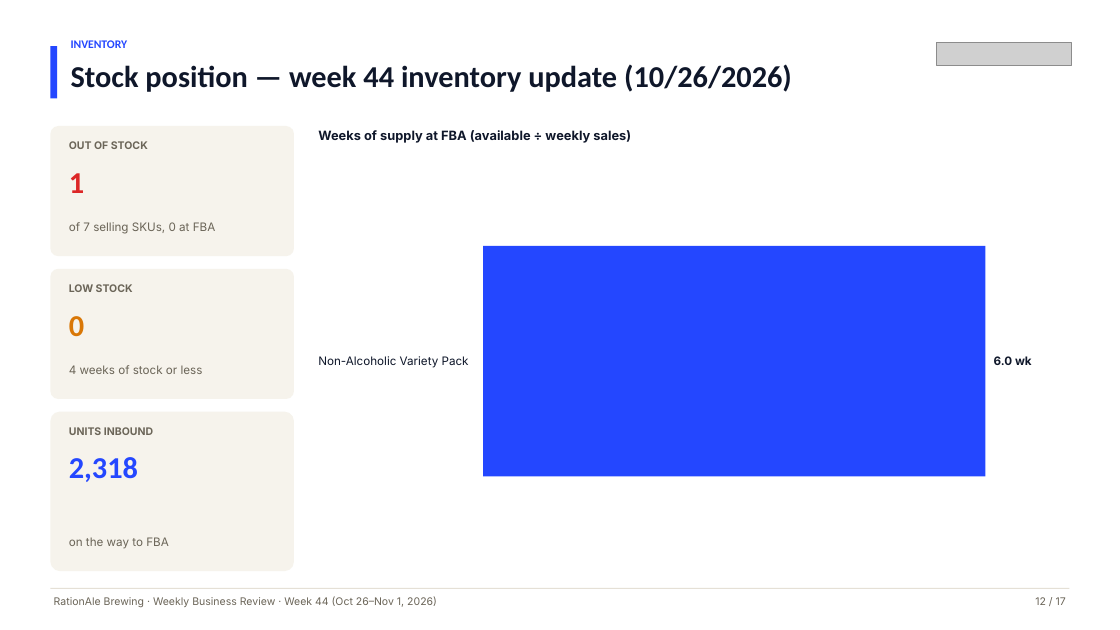
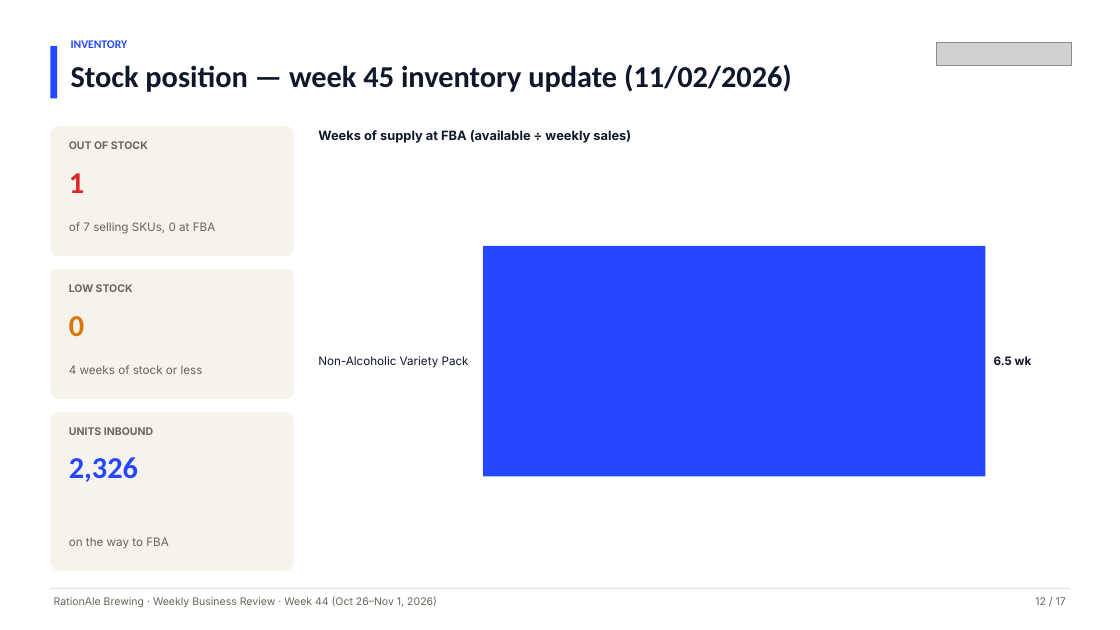
Before and after one commit to RONFSG/flagship-growth-reports, a slide deck: slide 12 of rationale-brewing/deck/2026-11-01/RationAle-Brewing-Weekly-Business-Review-Week-44-2026-11-01.pptx. Drawn at 1120x630 pixels with LibreOffice and Linux fonts; fonts in the diff are those of the drawing; grey boxes stand for pictures. Boxes give left, top, right and bottom in pixels: in the first picture for what was removed or moved away, otherwise in the second. Text is boxed around its words. In the diff, an @@ line names an element or a change of style, - is before the commit and + after.

```diff
--- a/rationale-brewing/deck/2026-11-01/RationAle-Brewing-Weekly-Business-Review-Week-44-2026-11-01.pptx
+++ b/rationale-brewing/deck/2026-11-01/RationAle-Brewing-Weekly-Business-Review-Week-44-2026-11-01.pptx
@@ text at box(71, 64, 792, 92): text changed @@
-Stock position — week 44 inventory update (10/26/2026)
+Stock position — week 45 inventory update (11/02/2026)
@@ text at box(994, 356, 1032, 365): text changed @@
-6.0 wk
+6.5 wk
@@ text at box(69, 457, 138, 482): text changed @@
-2,318
+2,326
```
Also in this commit, not shown: 6 other files.
